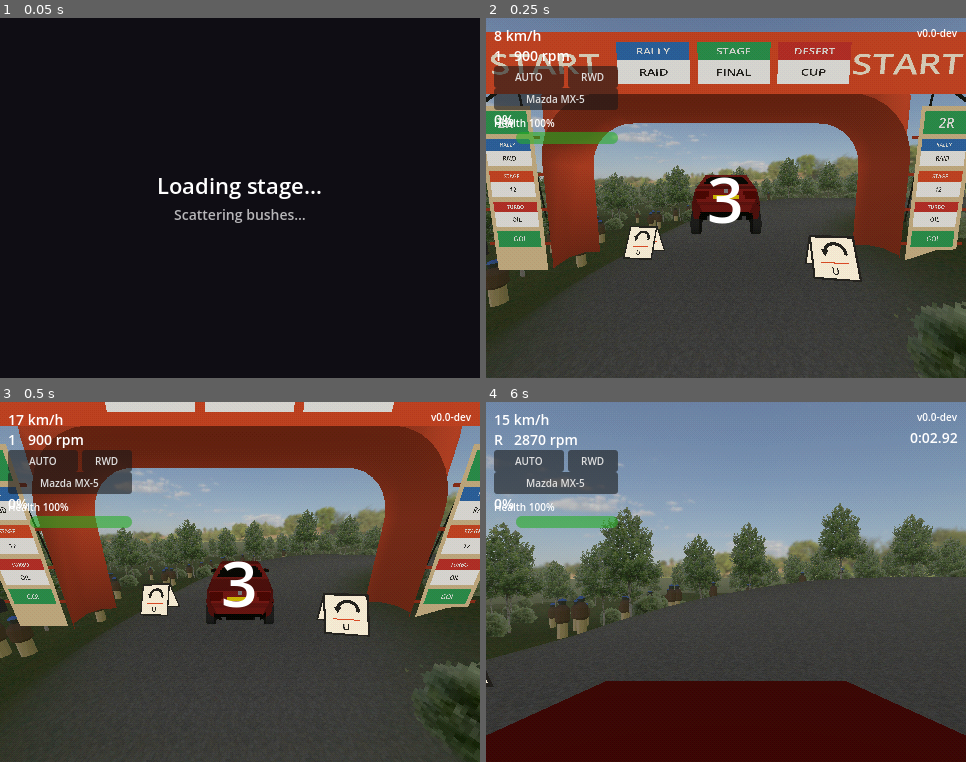
Above: before the commit, frames 1-4 (two rows, left to right).
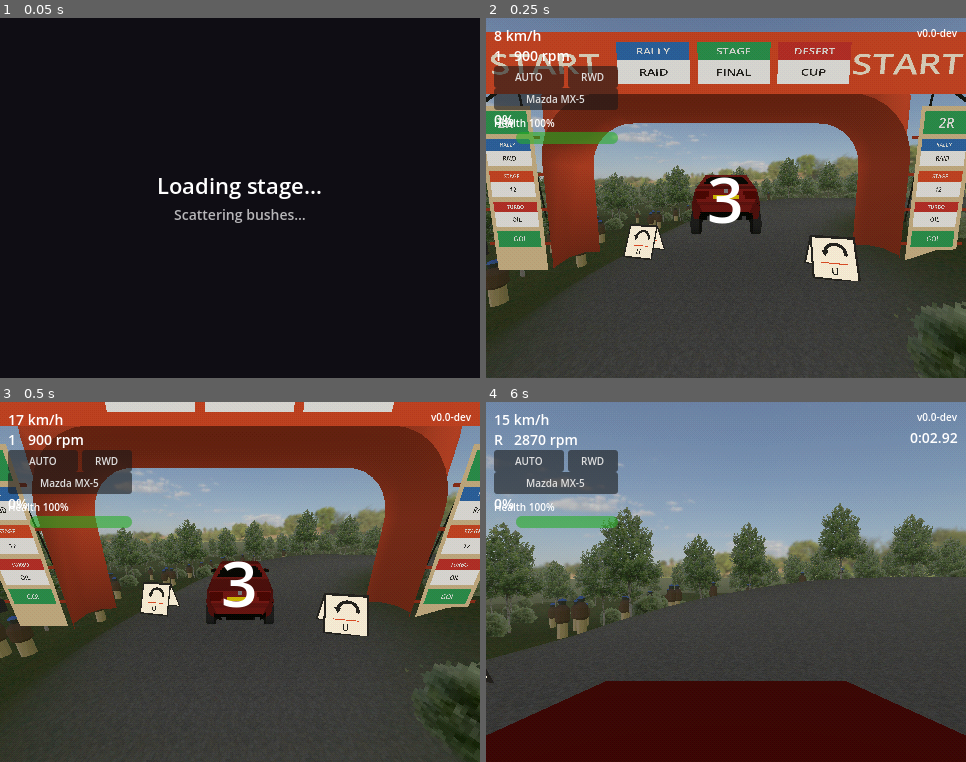
Above: after the commit, the same moments.

Repository: felixxwu/TAPPA
Game: Godot game, scene res://tools/sign_capture.tscn
Two runs of this game, one before a commit and one after it. Both use one fixed random seed, a clock stepped at 60 frames per second and the inputs below. This scene is started directly instead of the project's main scene.
Inputs (mouse positions are in pixels of both pictures, inside the frame that each line leads up to):
- Up to frame 1 (0.05 s): no input
- Up to frame 2 (0.25 s): no input
- Up to frame 3 (0.5 s): no input
- Up to frame 4 (6 s): tap Enter (menu_select) at 0.5 s; move the mouse to (831, 564) at 0.52 s; hold Right (menu_right) 0.53-1.25 s; tap C (cycle_camera) at 0.6 s; click (831, 564) at 0.67 s; drag from (630, 600) to (702, 654) at 1.27 s; move the mouse to (774, 502) at 2.02 s; hold Right (menu_right) 2.03-2.75 s; tap T (toggle_gearbox) at 2.1 s; drag from (702, 654) to (582, 528) at 2.77 s; move the mouse to (870, 636) at 3.52 s; hold Left (menu_left) 3.53-4.25 s; hold Shift 3.53-4.25 s; drag from (582, 528) to (654, 492) at 4.27 s; move the mouse to (750, 582) at 5.02 s; hold S (brake_reverse) 5.03-5.75 s; tap Ctrl at 5.1 s; click (750, 582) at 5.17 s; drag from (654, 492) to (630, 600) at 5.77 s

Frame 1 is identical in both runs. In frame 2, 0.2% of the frame differs, in the area x 28-79%, y 57-74%; in frame 3, 0.3%, in the area x 29-78%, y 50-66%; in frame 4, less than 0.1%.

Commit message:
Fix signs free-falling off-terrain (spawn them frozen)
Roadside signs are RigidBody3Ds built for the whole track at stage start, but
terrain collision is only streamed in a ring around the car (TerrainManager
RADIUS). Every sign placed beyond that ring had no ground and free-fell into the
void before the player reached it — so corners showed the wrong sign, a
displaced sign, or none at all ("like a different track").

Spawn each sign frozen (FREEZE_MODE_STATIC) so it rests exactly at its placed
road-surface pose regardless of terrain streaming. A child Area3D waker unfreezes
it when the dynamic car arrives, so it still scatters on contact. The waker
ignores the sign's own body (a frozen RigidBody, which the Area also overlaps)
and any StaticBody3D (streamed terrain chunks + tree hitboxes share the world
layer) — only the car wakes a sign.

Also tag each sign body with its texture_key (metadata) for tools/tests. Add a
smoke assertion that signs spawn frozen with a waker, and a test that a sign
wakes only on a dynamic non-self contact (not self, not terrain/trees).

Co-Authored-By: Claude Opus 4.8 <noreply@anthropic.com>
Claude-Session: https://claude.ai/code/session_01AdizVeNz2bBgDrRbrPh58Y

Diff:
--- a/rally/scripts/sign_field.gd
+++ b/rally/scripts/sign_field.gd
@@ -59,6 +59,16 @@
 		var sign_body := RigidBody3D.new()
 		sign_body.name = "Sign%d" % sign_count
 		sign_body.mass = mass
+		# Spawn FROZEN, resting exactly at the placed road-surface pose. The terrain
+		# only has collision in a small ring streamed around the car (TerrainManager
+		# RADIUS), so a live RigidBody placed on a far part of the track would have no
+		# ground and free-fall into the void before the player ever reached it. Frozen,
+		# it stays put; the car wakes it on contact (_wake_sign) so it still scatters.
+		sign_body.freeze = true
+		sign_body.freeze_mode = RigidBody3D.FREEZE_MODE_STATIC
+		# Stash the placement key on the body (cheap metadata) so tools/tests can
+		# identify which arrow a built sign carries without re-running the planner.
+		sign_body.set_meta("texture_key", String(entry["texture_key"]))
 		# -Z runs along the road tangent; ridge (local X) crosses the road. This is
 		# the resting pose; physics takes over from here once the car hits it.
 		var fwd3 := Vector3(tangent.x, 0.0, tangent.y).normalized()
@@ -69,7 +79,38 @@
 		var mat := _material_for(String(entry["kind"]), String(entry["texture_key"]), textures)
 		_add_panels(sign_body, panel_size, thickness, splay, mat)
 		_add_collision_shape(sign_body, panel_size, base_depth)
+		_add_waker(sign_body, panel_size, base_depth)
 		sign_count += 1
+
+
+# An Area3D, slightly larger than the sign, that wakes the frozen body when the car
+# reaches it (a frozen RigidBody never reports its own contacts, so a trigger volume
+# is the reliable way to detect the hit). Sized a touch bigger than the hitbox so the
+# sign goes dynamic just before the car touches it — it scatters on contact instead
+# of briefly standing rigid. Static bodies (streamed terrain chunks, tree hitboxes)
+# share the world layer, so they are filtered out: only the dynamic car wakes a sign.
+func _add_waker(body: RigidBody3D, panel_size: Vector2, base_depth: float) -> void:
+	var waker := Area3D.new()
+	var shape := CollisionShape3D.new()
+	var box := BoxShape3D.new()
+	box.size = Vector3(panel_size.x + 0.6, panel_size.y, base_depth + 0.6)
+	shape.shape = box
+	shape.position = Vector3(0.0, panel_size.y * 0.5, 0.0)
+	waker.add_child(shape)
+	waker.body_entered.connect(_wake_sign.bind(body))
+	body.add_child(waker)
+
+
+# Wake a frozen sign the first time the car enters its trigger volume, so it tumbles
+# away under physics instead of standing rigid. The Area also overlaps the sign's OWN
+# body (its parent) — ignore that, or the sign instantly wakes itself and falls.
+# Streamed terrain and tree hitboxes are StaticBody3D, so they are ignored too: only
+# a dynamic body that is not this sign (the car) unfreezes it.
+func _wake_sign(other: Node, body: RigidBody3D) -> void:
+	if other == body or other is StaticBody3D:
+		return
+	if body.freeze:
+		body.freeze = false
 
 
 # The two splayed panels. Each is a thin, double-sided quad tilted about the ridge
--- a/rally/tests/headless/test_smoke.gd
+++ b/rally/tests/headless/test_smoke.gd
@@ -300,18 +300,27 @@
 	assert_not_null(sign0, "each sign is a RigidBody3D")
 	assert_gt(sign0.mass, 0.0, "sign body has a mass")
 	assert_lt(sign0.mass, 50.0, "sign is light enough for the car to scatter")
-	# Two splayed panels + a collision shape, both children of the body so the
-	# whole sign tumbles together (count directly — find_children defaults to
-	# owned=true, which excludes programmatically-built nodes).
+	# Spawned FROZEN so it rests exactly where placed even where terrain collision
+	# isn't streamed yet (TerrainManager only loads a ring around the car) — a live
+	# body would free-fall into the void before the player reached it. The car wakes
+	# it on contact (test_sign_wakes_only_on_dynamic_non_self_contact).
+	assert_true(sign0.freeze, "sign spawns frozen so it never free-falls off-terrain")
+	# Two splayed panels + a collision shape + an Area3D waker, all children of the
+	# body so the whole sign tumbles together (count directly — find_children defaults
+	# to owned=true, which excludes programmatically-built nodes).
 	var panels := 0
 	var has_shape := false
+	var has_waker := false
 	for child in sign0.get_children():
 		if child is MeshInstance3D:
 			panels += 1
 		elif child is CollisionShape3D:
 			has_shape = true
+		elif child is Area3D:
+			has_waker = true
 	assert_eq(panels, 2, "each sign has two A-frame panels")
 	assert_true(has_shape, "sign body carries a collision shape")
+	assert_true(has_waker, "sign carries an Area3D waker to unfreeze it on car contact")
 	# Knockable cosmetic clutter: deals NO HP damage, so it is NOT a damage obstacle.
 	assert_false(sign0.is_in_group(DamageModel.OBSTACLE_GROUP),
 		"signs are not in the damage OBSTACLE_GROUP (no HP penalty)")
@@ -319,6 +328,33 @@
 	var p: Vector2 = layout[0]["pos"]
 	assert_almost_eq(sign0.position.y, floor.height_at(p.x, p.y), 1e-3,
 		"sign sits on the road surface height")
+
+
+# The frozen sign must wake (tumble) only when the dynamic car hits it — never from
+# its OWN body overlapping the waker Area, nor from streamed terrain / tree hitboxes
+# (StaticBody3D), or every sign would unfreeze and free-fall the instant it spawned.
+func test_sign_wakes_only_on_dynamic_non_self_contact() -> void:
+	var floor := _scene.get_node("Floor") as TerrainManager
+	var field := SignField.new()
+	add_child_autofree(field)
+	field.build([{"kind": "turn", "texture_key": "arrow_2_right",
+		"pos": Vector2(20, 20), "tangent": Vector2(0, 1), "side": 1}],
+		floor, Config.data.sign_render_params())
+	var sign0 := field.get_child(0) as RigidBody3D
+	assert_true(sign0.freeze, "sign starts frozen")
+	# Its own body entering the waker must NOT wake it.
+	field._wake_sign(sign0, sign0)
+	assert_true(sign0.freeze, "a sign ignores its own body in the waker")
+	# A static body (terrain chunk / tree hitbox) must NOT wake it.
+	var stat := StaticBody3D.new()
+	add_child_autofree(stat)
+	field._wake_sign(stat, sign0)
+	assert_true(sign0.freeze, "a sign ignores static bodies (terrain, trees)")
+	# A dynamic body (the car) wakes it.
+	var dyn := RigidBody3D.new()
+	add_child_autofree(dyn)
+	field._wake_sign(dyn, sign0)
+	assert_false(sign0.freeze, "a dynamic body (the car) unfreezes the sign")
 
 
 func test_main_scene_generates_a_track() -> void:
--- /dev/null
+++ b/rally/tools/controlled_sign.gd
@@ -0,0 +1,35 @@
+extends Node3D
+# Controlled single-sign render to settle arrow orientation. One sign with a known
+# tangent (+Z), viewed from the driver's approach (camera up-track looking down-
+# track). Compare the rendered approach face to the source arrow_2_right.png.
+
+func _ready() -> void:
+	get_window().size = Vector2i(480, 480)
+	var tm := TerrainManager.new()
+	add_child(tm)
+	var field := SignField.new()
+	add_child(field)
+	var params := Config.data.sign_render_params()
+	# The PAIR for one corner: same texture + tangent, opposite road edges. Both
+	# should read identically to the approaching driver (tangent +Z, approach from -Z).
+	var layout := [
+		{"kind": "turn", "texture_key": "arrow_2_right", "pos": Vector2(0, 0), "tangent": Vector2(0, 1), "side": 1},
+		{"kind": "turn", "texture_key": "arrow_2_right", "pos": Vector2(0, 0), "tangent": Vector2(0, 1), "side": -1},
+	]
+	field.build(layout, tm, params)
+	for i in range(8):
+		await get_tree().process_frame
+	var sp := (field.get_child(0) as Node3D).global_position
+	var cam := Camera3D.new()
+	add_child(cam)
+	# Up-track (-Z) centred between the pair, looking down-track (+Z) — driver's view.
+	cam.global_position = Vector3(0.0, 1.6, sp.z - 9.0)
+	cam.look_at(Vector3(0.0, 0.7, sp.z + 1.0), Vector3.UP)
+	cam.fov = 72.0
+	cam.current = true
+	for i in range(6):
+		await get_tree().process_frame
+	var img := get_viewport().get_texture().get_image()
+	img.save_png(ProjectSettings.globalize_path("res://../sign_controlled.png"))
+	print("controlled-sign: saved (driver approach view of arrow_2_right; should curve to the driver's RIGHT)")
+	get_tree().quit()
--- /dev/null
+++ b/rally/tools/controlled_sign.tscn
@@ -0,0 +1,6 @@
+[gd_scene load_steps=2 format=3]
+
+[ext_resource type="Script" path="res://tools/controlled_sign.gd" id="1"]
+
+[node name="ControlledSign" type="Node3D"]
+script = ExtResource("1")
--- a/rally/tools/sign_capture.gd
+++ b/rally/tools/sign_capture.gd
@@ -38,17 +38,45 @@
 		cm.set_process(false)
 		cm.set_physics_process(false)
 
-	# Frame the first sign from in front of its face (its -Z runs along the road
-	# tangent = the face normal), nudged to one side + up for a 3/4 road view.
-	var sign := field.get_child(0) as Node3D
+	# DRIVER APPROACH POV: the car travels along the sign's local -Z (= road
+	# tangent), so it comes from the +Z (up-track) side and sees that face. Sit the
+	# camera up-track + above, looking down-track past the sign, so the arrow AND the
+	# road bending beyond it are both in frame for a direct comparison.
+	var idx := int(OS.get_environment("SIGN_IDX")) if OS.has_environment("SIGN_IDX") else 0
+	idx = clampi(idx, 0, field.get_child_count() - 1)
+	# Health check: how many signs are still upright (local +Y near world up) after
+	# the settle, and how far each drifted from its spawn — toppled/flung signs would
+	# explain wrong-looking arrows and missing signs.
+	var toppled := 0
+	for c in field.get_children():
+		var up_dot := (c as Node3D).global_transform.basis.y.dot(Vector3.UP)
+		if up_dot < 0.9:
+			toppled += 1
+	print("sign-render: %d/%d signs NOT upright after settle" % [toppled, field.get_child_count()])
+
+	var sign := field.get_child(idx) as Node3D
+	var key := String(sign.get_meta("texture_key", "?"))
+	var updot := sign.global_transform.basis.y.dot(Vector3.UP)
+	print("sign-render: SIGN_IDX=%d key=%s upright_dot=%.3f pos=%s" % [idx, key, updot, sign.global_position])
 	var sp := sign.global_position
-	var b := sign.global_transform.basis
-	var fwd := -b.z
+	var bz := sign.global_transform.basis.z  # world dir of local +Z = up-track
 	var cam := Camera3D.new()
 	add_child(cam)
-	cam.global_position = sp + fwd * 1.7 + b.x * 0.25 + Vector3(0.0, 0.55, 0.0)
-	cam.look_at(sp + Vector3(0.0, 0.55, 0.0), Vector3.UP)
-	cam.fov = 46.0
+	if OS.has_environment("PLAYER_VIEW"):
+		# The real player's chase view at the start: behind + above the car, looking
+		# down the track at the first corner(s) and their signs.
+		var car := world.get_node("Car") as Node3D
+		var ct := car.global_transform
+		var carfwd := -ct.basis.z
+		cam.global_position = ct.origin - carfwd * 7.0 + Vector3(0.0, 3.2, 0.0)
+		cam.look_at(ct.origin + carfwd * 14.0 + Vector3(0.0, 0.5, 0.0), Vector3.UP)
+		cam.fov = 60.0
+	else:
+		# Up-track (+Z side) and above, looking DOWN at the sign — frames the approach
+		# face reliably plus the road bending beyond it for an arrow-vs-bend compare.
+		cam.global_position = sp + bz * 3.5 + Vector3(0.0, 1.0, 0.0)
+		cam.look_at(sp + Vector3(0.0, 0.65, 0.0), Vector3.UP)
+		cam.fov = 44.0
 	cam.current = true
 
 	for i in range(6):
Not shown, added: rally/tools/controlled_sign.gd.uid
Not shown, changed: .gitignore
Not shown, changed: rally/features/signs.md
Not shown, changed: rally/todo/roadside-signs.md
